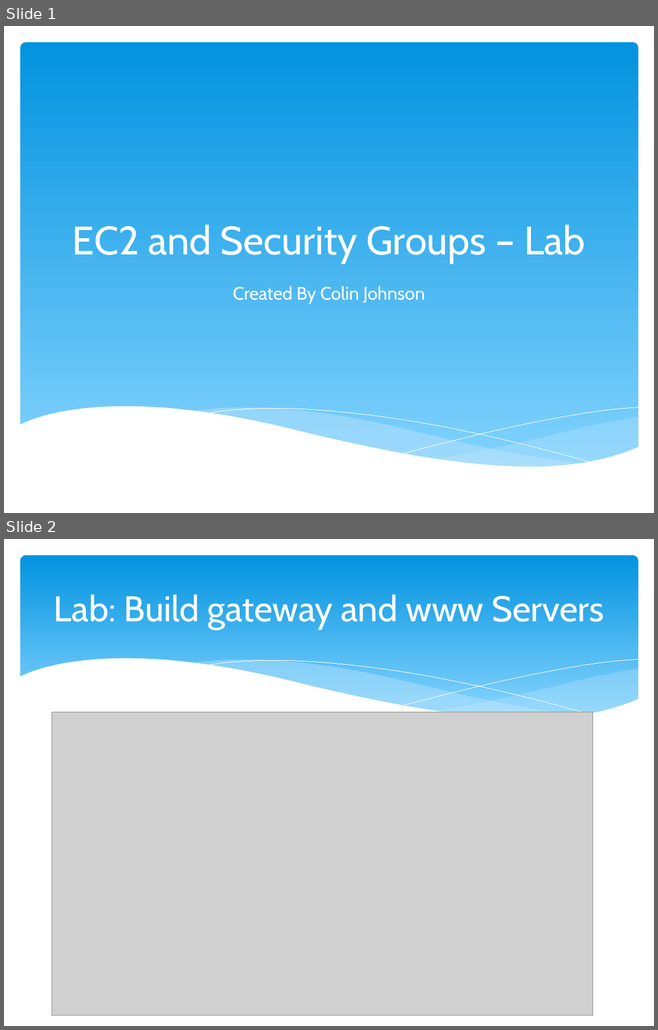
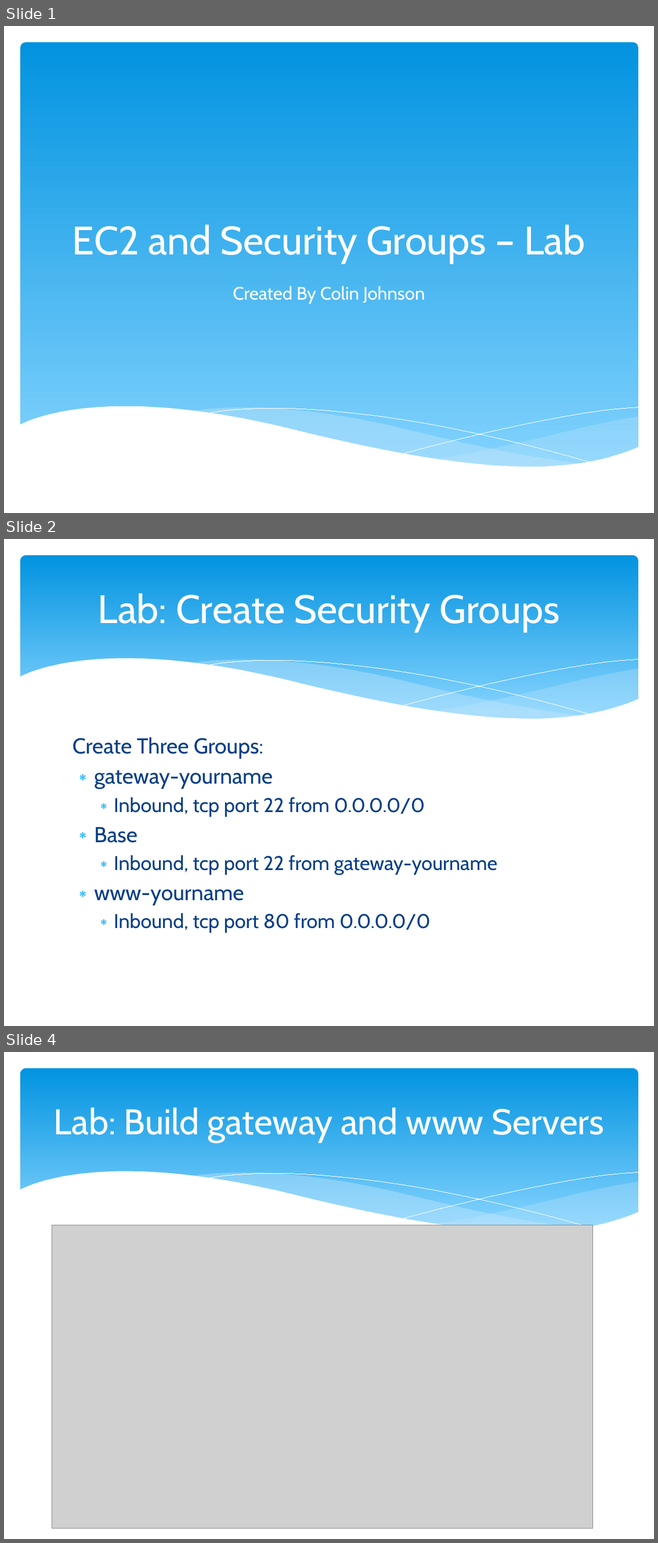
Before and after one commit to cloudavail/awstraining, a slide deck: aws-ec2/aws-ec2-lab.pptx. Shown one above the other, each under a label of ours: slides 1 and 2 before the commit, slides 1, 2 and 4 after it; the slides between them are not shown. The pictures are 658x1030 and 658x1543 pixels, drawn with LibreOffice and Linux fonts; fonts in the diff are those of the drawing; grey boxes stand for pictures. Boxes give left, top, right and bottom in pixels: in the first picture for what was removed or moved away, otherwise in the second. Text is boxed around its words. In the diff, an @@ line names an element or a change of style, - is before the commit and + after.

```diff
--- a/aws-ec2/aws-ec2-lab.pptx
+++ b/aws-ec2/aws-ec2-lab.pptx
@@ slide 2 added at [4,539,654,1026], background #FFFFFF; not listed: 6 template elements that a slide beside it also shows @@
@@ title added at [98,593,560,632], 44 pt, text #FFFFFF @@
+Lab: Create Security Groups
@@ text added at [72,737,498,933], 22 pt, text #073E87 @@
+Create Three Groups:
+∗ gateway-yourname
+  ∗ Inbound, tcp port 22 from 0.0.0.0/0
+∗ Base
+  ∗ Inbound, tcp port 22 from gateway-yourname
+∗ www-yourname
+  ∗ Inbound, tcp port 80 from 0.0.0.0/0
@@ what was slide 2 is now slide 4 @@
```
Also in this commit, not shown: 1 other slide added, 1 other file.
